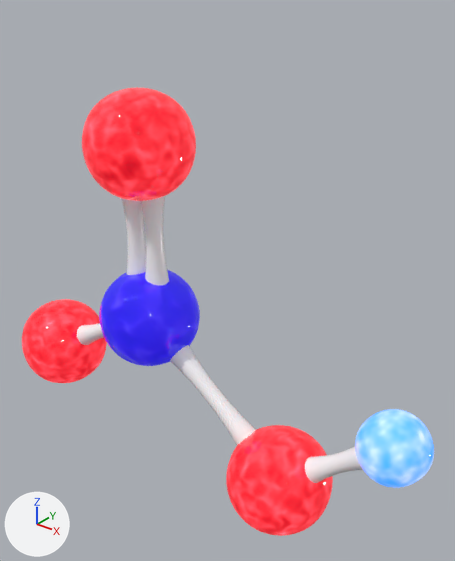
A saved change to the glTF model models/anorganicke/HNO3.glb.
One viewpoint serves both versions: a 50 mm camera at (4.15, -4.55, 3.82) aimed at (0.27, 0.3, 0.81). The axes (+X, +Y, +Z) are drawn at lower left. The lights are the same throughout. Vertices at the same position are counted once.

Script lines for the objects in view, before the commit:
```python
mat_kyslik = bpy.data.materials.new('kyslik')
mat_kyslik.use_nodes = True; mat_kyslik.node_tree.nodes.clear()
_N = mat_kyslik.node_tree.nodes; _L = mat_kyslik.node_tree.links
n0 = _N.new('ShaderNodeBsdfPrincipled'); n0.name = 'Principled BSDF'
n0.inputs[28].default_value = 1.0  # 'Emission Strength'
n1 = _N.new('ShaderNodeOutputMaterial'); n1.name = 'Material Output'
n2 = _N.new('ShaderNodeTexImage'); n2.name = 'Image Texture'
n2.image = img_kyslik_d
n3 = _N.new('ShaderNodeTexImage'); n3.name = 'Image Texture.001'
n3.image = img_kyslik_d
n4 = _N.new('ShaderNodeMath'); n4.name = 'Math'
n4.operation = 'MULTIPLY'
n4.inputs[1].default_value = 0.0  # 'Value'
n5 = _N.new('ShaderNodeSeparateColor'); n5.name = 'Separate Color'
n6 = _N.new('ShaderNodeTexImage'); n6.name = 'Image Texture.002'
n6.image = img_kyslik_r
_L.new(n0.outputs[0], n1.inputs[0])  # 'BSDF' to 'Surface'
_L.new(n2.outputs[0], n0.inputs[27])  # 'Color' to 'Emission Color'
_L.new(n3.outputs[0], n0.inputs[0])  # 'Color' to 'Base Color'
_L.new(n4.outputs[0], n0.inputs[1])  # 'Value' to 'Metallic'
_L.new(n5.outputs[2], n4.inputs[0])  # 'Blue' to 'Value'
_L.new(n5.outputs[1], n0.inputs[2])  # 'Green' to 'Roughness'
_L.new(n6.outputs[0], n5.inputs[0])  # 'Color' to 'Color'
me_cube_009 = bpy.data.meshes.new('Cube.009')
me_cube_009.from_pydata(...)  # 14410 vertices, 28160 faces; spans x -3.02..2.84, y -0.58..0.58, z -1.8..2.79
# faces by material slot: [12800, 3072, 9216, 3072]
me_cube_009.materials.append(mat_vazba)  # white #ffffff
me_cube_009.materials.append(mat_dusik)
me_cube_009.materials.append(mat_kyslik)
me_cube_009.materials.append(mat_vodik)
ob_jednosytne_kyseliny_006 = bpy.data.objects.new('jednosytne_kyseliny.006', me_cube_009)
ob_jednosytne_kyseliny_006.location = (0.0, 0.0, 0.0)
```
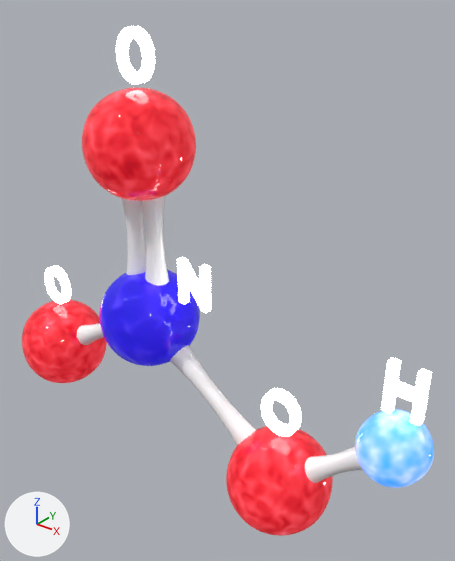
The newer file is also rescaled (x0.926), turned or shifted as a whole; pictures and numbers use the older file's frame.

Where the change shows, as pixel boxes (x1, y1, x2, y2) in the pictures (455 x 561 px):
'jednosytne_kyseliny.006', surface changed, reshaped (14% taller): before (22, 87, 434, 536); after (22, 26, 434, 536)
part 1 of me_cube_009, added: after (261, 388, 302, 437)
part 2 of me_cube_009, added: after (44, 265, 71, 304)
part 3 of me_cube_009, added: after (116, 26, 155, 84)
part 4 of me_cube_009, added: after (381, 357, 432, 426)
part 5 of me_cube_009, added: after (177, 257, 211, 313)

Edits to the bpy script that builds the scene:
```text
Change mat_kyslik:
    where n0 = _N.new('ShaderNodeBsdfPrincipled'); n0.name = 'Principled BSDF'
    n0.inputs[28].default_value: 1.0 -> 0.6  # 'Emission Strength'
Add mat_text:
    mat_text = principled_material('text')
    mat_text.base_color = (0.8, 0.8, 0.8)  # white #e7e7e7
    mat_text.emission_strength = 5.0
Change me_cube_009:
    used by ob_jednosytne_kyseliny_006; location = (0.0, 0.0, 0.0)
    remove me_cube_009.from_pydata(...)  # 14410 vertices, 28160 faces; spans x -3.02..2.84, y -0.58..0.58, z -1.8..2.79
    add me_cube_009.from_pydata(...)  # 15030 vertices, 29392 faces; spans x -3.02..2.84, y -0.58..0.58, z -1.8..3.37
    me_cube_009 part 1: a new loose piece of 192 vertices spanning x 1.0..1.46, y -0.04..0.04, z -0.59..-0.05, in mat_text (white #e7e7e7)
    me_cube_009 part 2: a new loose piece of 192 vertices spanning x -2.66..-2.19, y -0.04..0.04, z -0.22..0.32, in mat_text (white #e7e7e7)
    me_cube_009 part 3: a new loose piece of 192 vertices spanning x -0.88..-0.42, y -0.04..0.04, z 2.84..3.37, in mat_text (white #e7e7e7)
    me_cube_009 part 4: a new loose piece of 24 vertices spanning x 2.33..2.7, y -0.04..0.04, z 0.27..0.79, in mat_text (white #e7e7e7)
    me_cube_009 part 5: a new loose piece of 20 vertices spanning x -0.15..0.25, y -0.04..0.04, z 0.55..1.08, in mat_text (white #e7e7e7)
    add me_cube_009.materials.append(mat_text)  # white #e7e7e7
```
